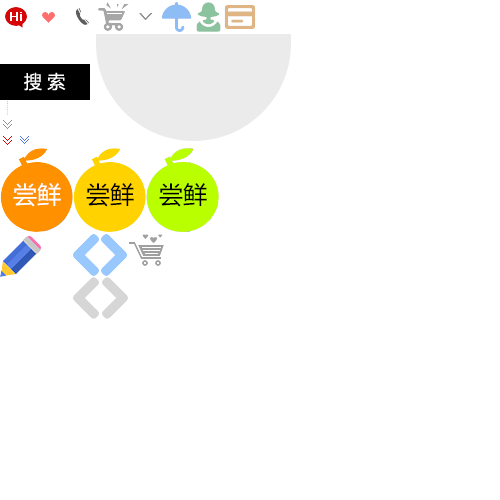
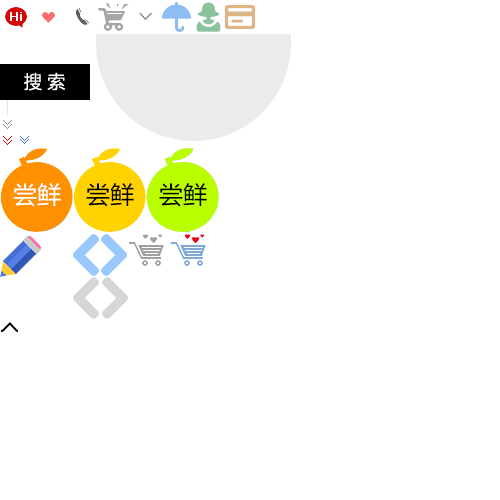
Comparing the layer stacks of the two w=500, h=500 images. Changes:
added layer "图层 25" above "图层 24" over (1, 322, 18, 332)
added layer "图层 24" above "图层 23" over (171, 234, 206, 266)
